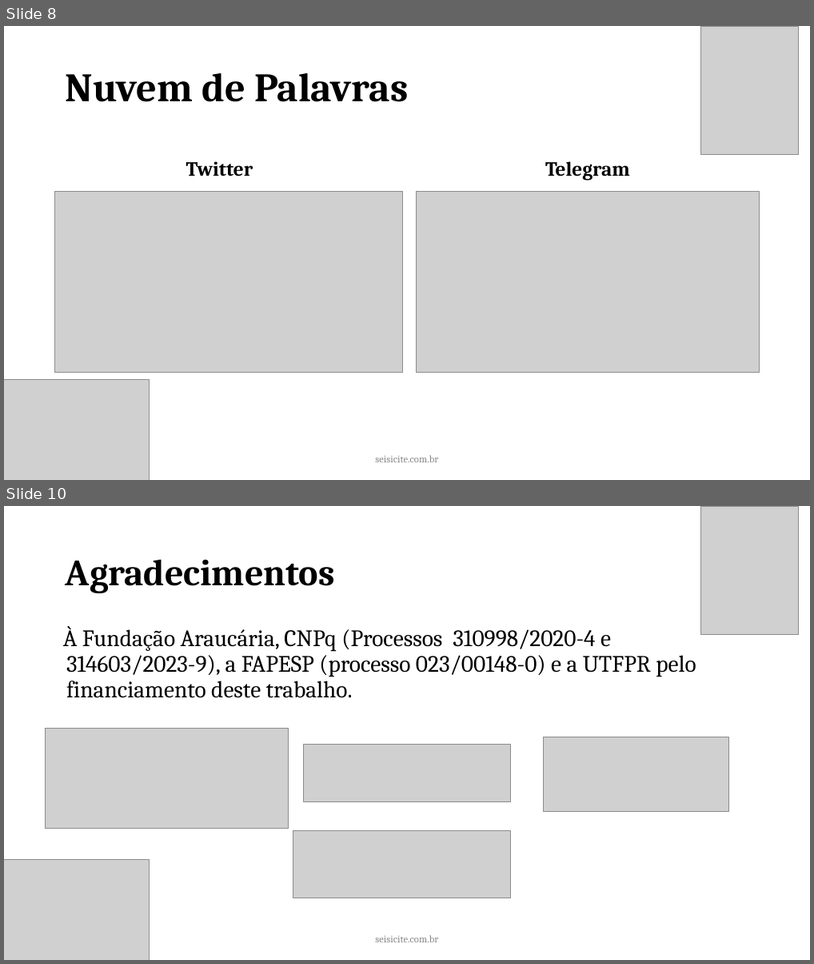
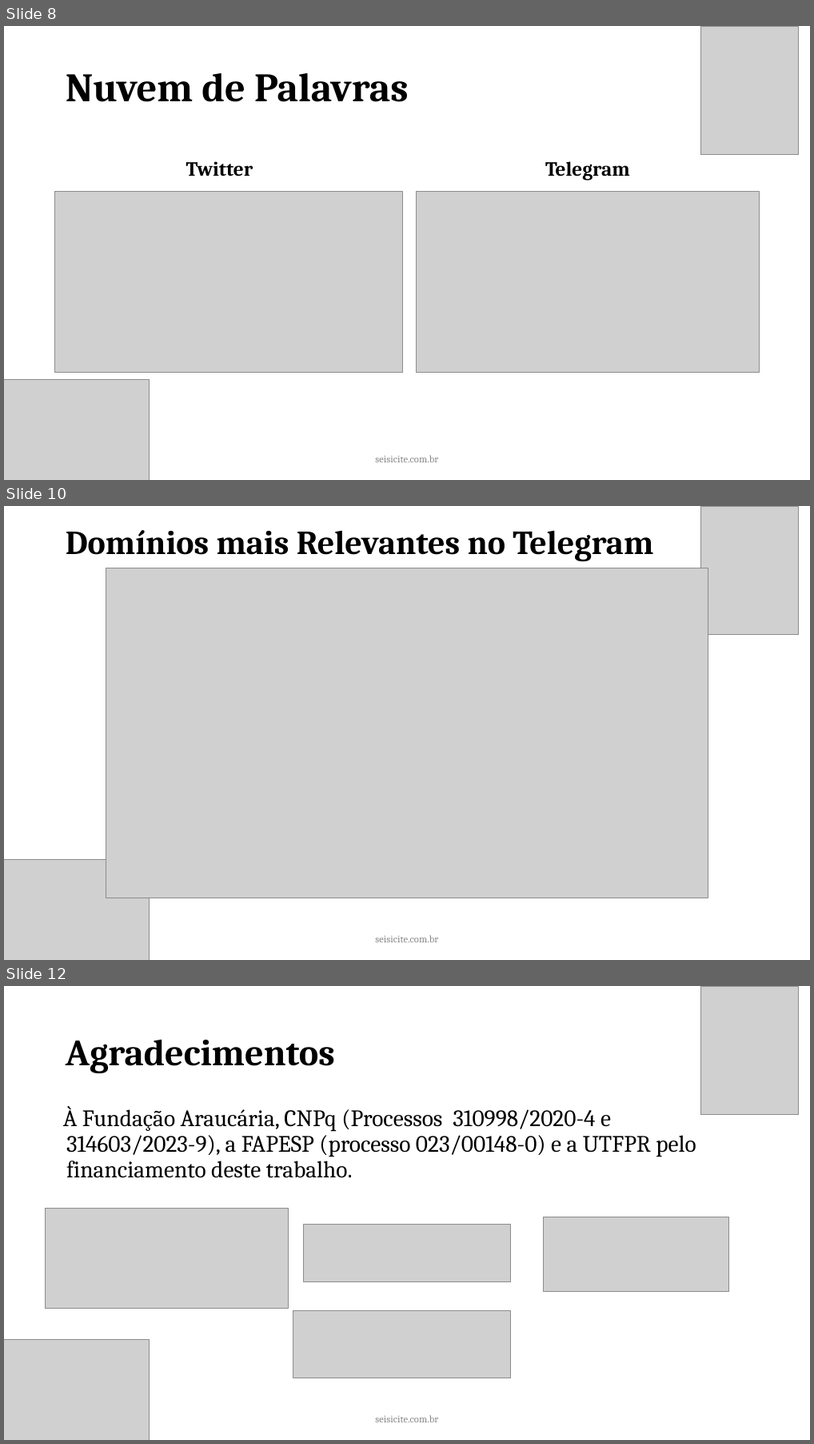
Before and after one commit to joojkun/sicite-2023-apresentacao, a slide deck: 2023 - Template Apresentação ✅.pptx. Shown one above the other, each under a label of ours: slides 8 and 10 before the commit, slides 8, 10 and 12 after it; the slides between them are not shown. The pictures are 814x964 and 814x1444 pixels, drawn with LibreOffice and Linux fonts; fonts in the diff are those of the drawing; grey boxes stand for pictures. Boxes give left, top, right and bottom in pixels: in the first picture for what was removed or moved away, otherwise in the second. Text is boxed around its words. In the diff, an @@ line names an element or a change of style, - is before the commit and + after.

```diff
--- a/2023 - Template Apresentação ✅.pptx
+++ b/2023 - Template Apresentação ✅.pptx
@@ slide 10 added at [4, 506, 810, 960], background #FFFFFF @@
@@ picture added at [702, 506, 799, 635] @@
@@ title added at [66, 530, 654, 562], 40 pt, text #000000, bold @@
+Domínios mais Relevantes no Telegram
@@ picture added at [106, 568, 709, 897] @@
@@ picture added at [4, 860, 149, 960] @@
@@ text added at [375, 935, 438, 942], 12 pt, text #888888 @@
+seisicite.com.br
@@ what was slide 10 is now slide 12 @@
```
Also in this commit, not shown: 2 slides changed, 1 other slide added, 1 other file.
